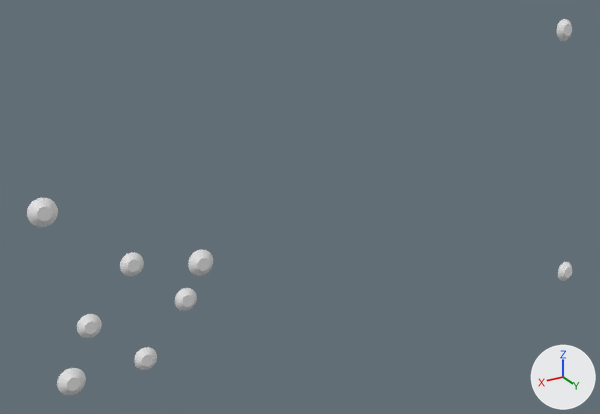
What one commit did to the glTF model fiofi/studio/control-fasteners-3viti.glb.
Rendered twice from a 50 mm lens placed at (226.2, 64.5, 149.3), pointed at (134.5, -88.5, 72.8). The axes (+X, +Y, +Z) are drawn at lower right. The lights are the same throughout. The picture after the commit comes second.

In view in the first picture: 'jog-cap_1', 'jog-cap_2', 'jog-cap_3', 'jog-motor_1', 'jog-motor_2', 'jog-motor_3', 'jog-motor_4' and 2 more.
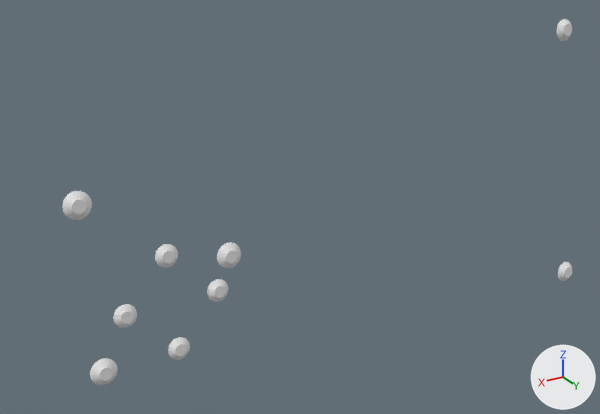
Changed parts and their boxes [x1, y1, x2, y2] in the pictures (600 x 414 px):
'jog-cap_1', moved
    before: [27, 198, 58, 227]
    after: [62, 191, 92, 220]
'jog-cap_3', moved
    before: [57, 368, 86, 395]
    after: [90, 358, 118, 385]
'jog-cap_2', moved
    before: [188, 249, 213, 276]
    after: [217, 242, 241, 268]
'jog-motor_1', moved
    before: [77, 314, 102, 338]
    after: [113, 304, 137, 328]
'jog-motor_2', moved
    before: [120, 252, 144, 276]
    after: [155, 244, 178, 268]
'jog-motor_4', moved
    before: [134, 347, 157, 370]
    after: [168, 337, 190, 360]
'jog-motor_3', moved
    before: [175, 288, 197, 311]
    after: [207, 279, 228, 302]

Diff of the bpy script that builds the scene:
```diff
--- a/fiofi/studio/control-fasteners-3viti.glb.py
+++ b/fiofi/studio/control-fasteners-3viti.glb.py
@@ me_jog_cap_1 @@
 # used by ob_jog_cap_1; location = (0.0, 0.0, 0.0)
-me_jog_cap_1.from_pydata(...)  # 217 vertices, 430 faces; spans x 187.9..194.1, y -97.04..-94.7, z 78.07..84.19
+me_jog_cap_1.from_pydata(...)  # 217 vertices, 430 faces; spans x 180.7..186.9, y -97.04..-94.7, z 78.07..84.19
+# me_jog_cap_1 part 1: the whole mesh is moved by (-7.2, 0.0, 0.0)
@@ me_jog_cap_2 @@
 # used by ob_jog_cap_2; location = (0.0, 0.0, 0.0)
-me_jog_cap_2.from_pydata(...)  # 217 vertices, 430 faces; spans x 154.9..161.1, y -93.9..-91.56, z 59.28..65.39
+me_jog_cap_2.from_pydata(...)  # 217 vertices, 430 faces; spans x 147.7..153.9, y -93.9..-91.56, z 59.28..65.39
+# me_jog_cap_2 part 2: the whole mesh is moved by (-7.2, 0.0, 0.0)
@@ me_jog_cap_3 @@
 # used by ob_jog_cap_3; location = (0.0, 0.0, 0.0)
-me_jog_cap_3.from_pydata(...)  # 217 vertices, 430 faces; spans x 187.9..194.1, y -90.75..-88.41, z 40.49..46.6
+me_jog_cap_3.from_pydata(...)  # 217 vertices, 430 faces; spans x 180.7..186.9, y -90.75..-88.41, z 40.49..46.6
+# me_jog_cap_3 part 3: the whole mesh is moved by (-7.2, 0.0, 0.0)
@@ me_jog_motor_1 @@
 # used by ob_jog_motor_1; location = (0.0, 0.0, 0.0)
-me_jog_motor_1.from_pydata(...)  # 217 vertices, 430 faces; spans x 187.6..192.4, y -74.64..-72.9, z 63.17..67.91
+me_jog_motor_1.from_pydata(...)  # 217 vertices, 430 faces; spans x 180.4..185.2, y -74.64..-72.9, z 63.17..67.91
+# me_jog_motor_1 part 4: the whole mesh is moved by (-7.2, 0.0, 0.0)
@@ me_jog_motor_2 @@
 # used by ob_jog_motor_2; location = (0.0, 0.0, 0.0)
-me_jog_motor_2.from_pydata(...)  # 217 vertices, 430 faces; spans x 177.6..182.4, y -76.29..-74.55, z 73.04..77.77
+me_jog_motor_2.from_pydata(...)  # 217 vertices, 430 faces; spans x 170.4..175.2, y -76.29..-74.55, z 73.04..77.77
+# me_jog_motor_2 part 5: the whole mesh is moved by (-7.2, 0.0, 0.0)
@@ me_jog_motor_3 @@
 # used by ob_jog_motor_3; location = (0.0, 0.0, 0.0)
-me_jog_motor_3.from_pydata(...)  # 217 vertices, 430 faces; spans x 167.6..172.4, y -74.64..-72.9, z 63.17..67.91
+me_jog_motor_3.from_pydata(...)  # 217 vertices, 430 faces; spans x 160.4..165.2, y -74.64..-72.9, z 63.17..67.91
+# me_jog_motor_3 part 6: the whole mesh is moved by (-7.2, 0.0, 0.0)
@@ me_jog_motor_4 @@
 # used by ob_jog_motor_4; location = (0.0, 0.0, 0.0)
-me_jog_motor_4.from_pydata(...)  # 217 vertices, 430 faces; spans x 177.6..182.4, y -72.99..-71.25, z 53.31..58.05
+me_jog_motor_4.from_pydata(...)  # 217 vertices, 430 faces; spans x 170.4..175.2, y -72.99..-71.25, z 53.31..58.05
+# me_jog_motor_4 part 7: the whole mesh is moved by (-7.2, 0.0, 0.0)
```
